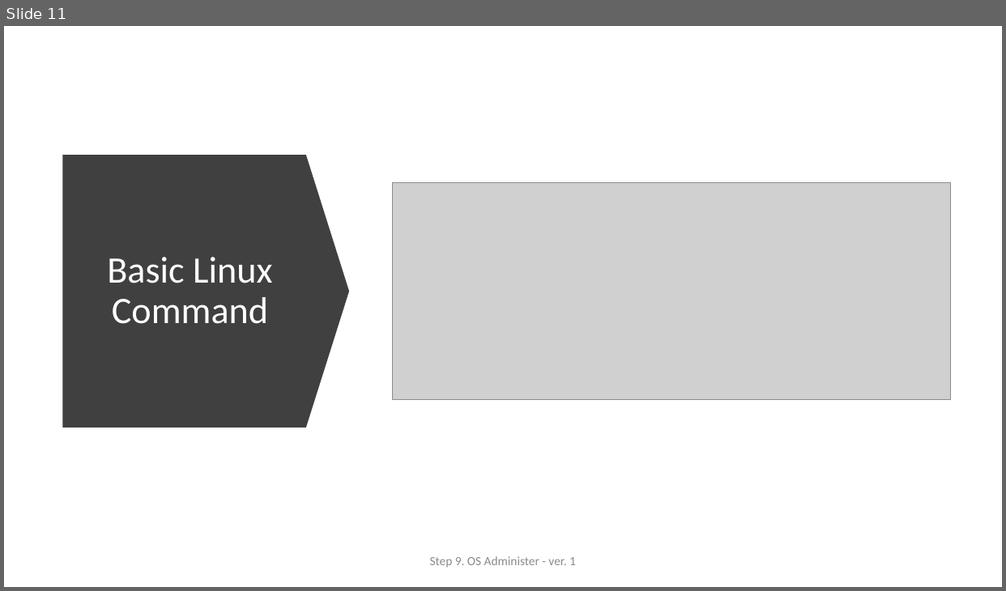
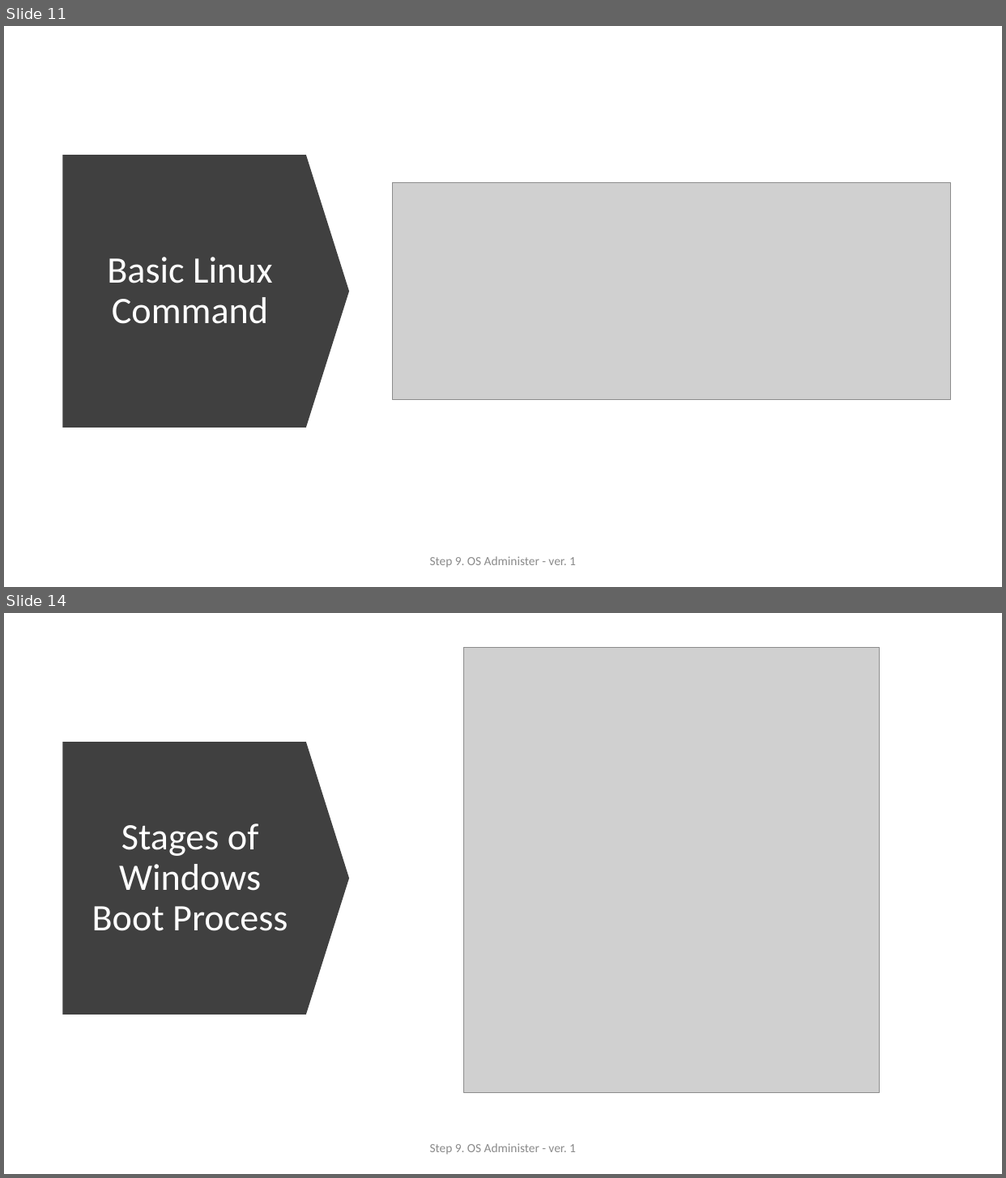
Before and after one commit to ext4dmin/DevOps-Mentorship, a slide deck: Step09-OS_Administer_presentation.pptx. Shown one above the other, each under a label of ours: slide 11 before the commit, slides 11 and 14 after it; the slides between them are not shown. The pictures are 1006x591 and 1006x1178 pixels, drawn with LibreOffice and Linux fonts; fonts in the diff are those of the drawing; grey boxes stand for pictures. Boxes give left, top, right and bottom in pixels: in the first picture for what was removed or moved away, otherwise in the second. Text is boxed around its words. In the diff, an @@ line names an element or a change of style, - is before the commit and + after.

Commit message:
Step 9. OS Administer
Windows OS is Done.

```diff
--- a/Step09-OS_Administer_presentation.pptx
+++ b/Step09-OS_Administer_presentation.pptx
@@ slide 14 added at [4,613,1002,1174], background #FFFFFF @@
@@ picture added at [463,647,879,1093] @@
@@ down arrow added at [63,742,350,1015], fill #404040 @@
@@ title added at [92,824,288,931], 36 pt, text #FFFFFF @@
+Stages of Windows Boot Process
@@ text added at [430,1144,576,1154], 12 pt, text #8C8C8C @@
+Step 9. OS Administer - ver. 1
```
Also in this commit, not shown: 2 slides changed, 5 other slides added, 2 other files.
